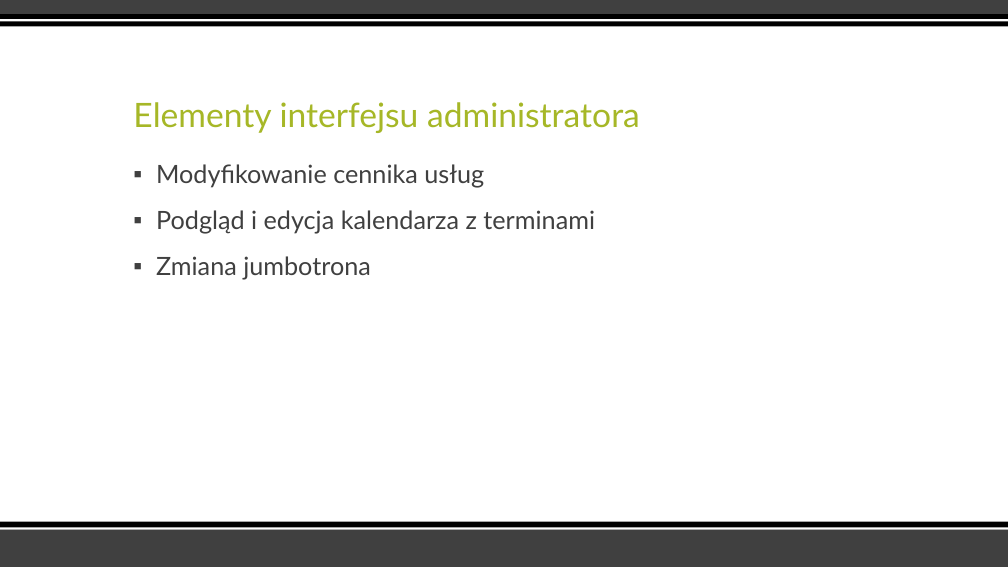
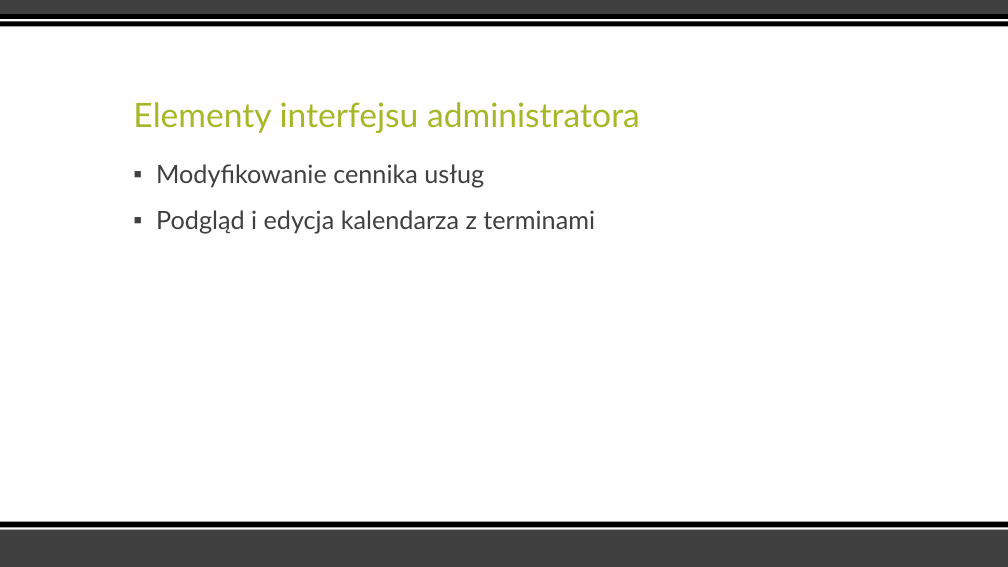
Before and after one commit to Fazii/ZIG, a slide deck: slide 5 of resources/Prezentacja.pptx. Drawn at 1008x567 pixels with LibreOffice and Linux fonts; fonts in the diff are those of the drawing. Boxes give left, top, right and bottom in pixels: in the first picture for what was removed or moved away, otherwise in the second. Text is boxed around its words. In the diff, an @@ line names an element or a change of style, - is before the commit and + after.

Commit message:
Presentation update

```diff
--- a/resources/Prezentacja.pptx
+++ b/resources/Prezentacja.pptx
@@ text at (156,256,371,279): paragraph removed @@
-▪ Zmiana jumbotrona
```
